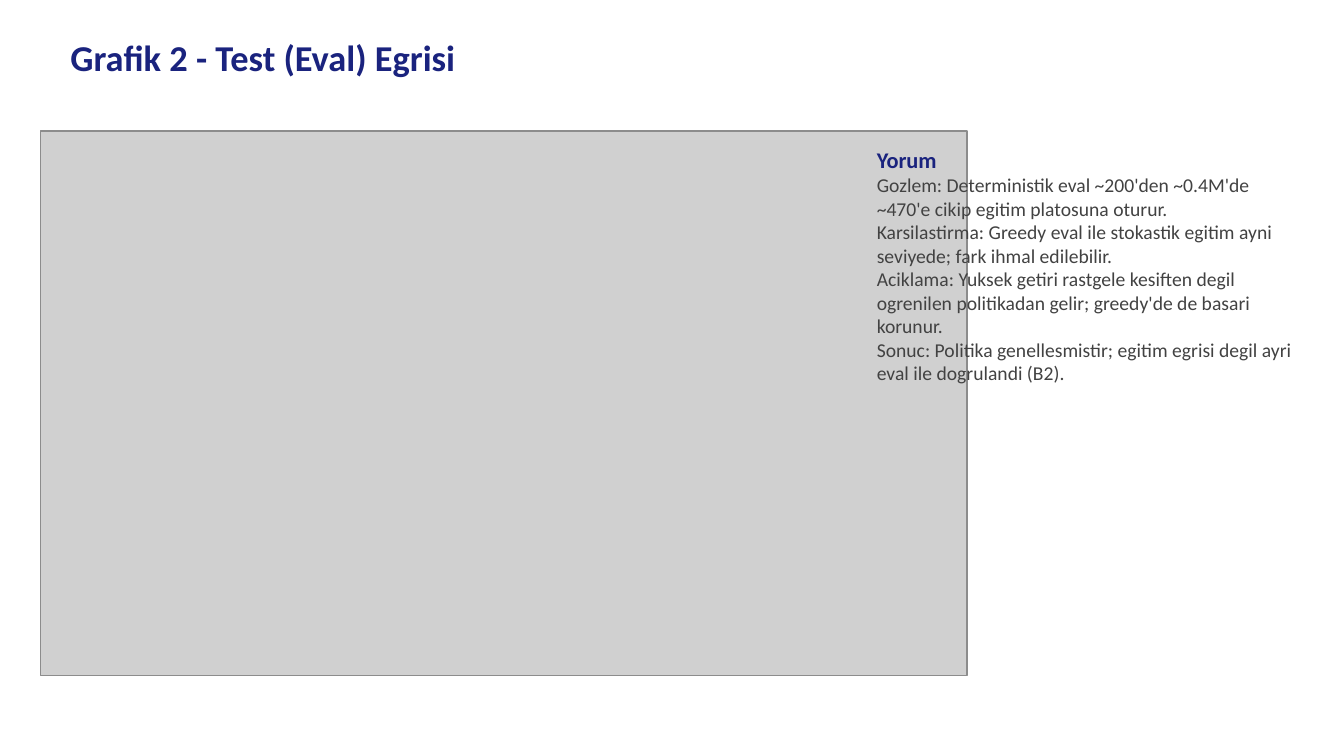
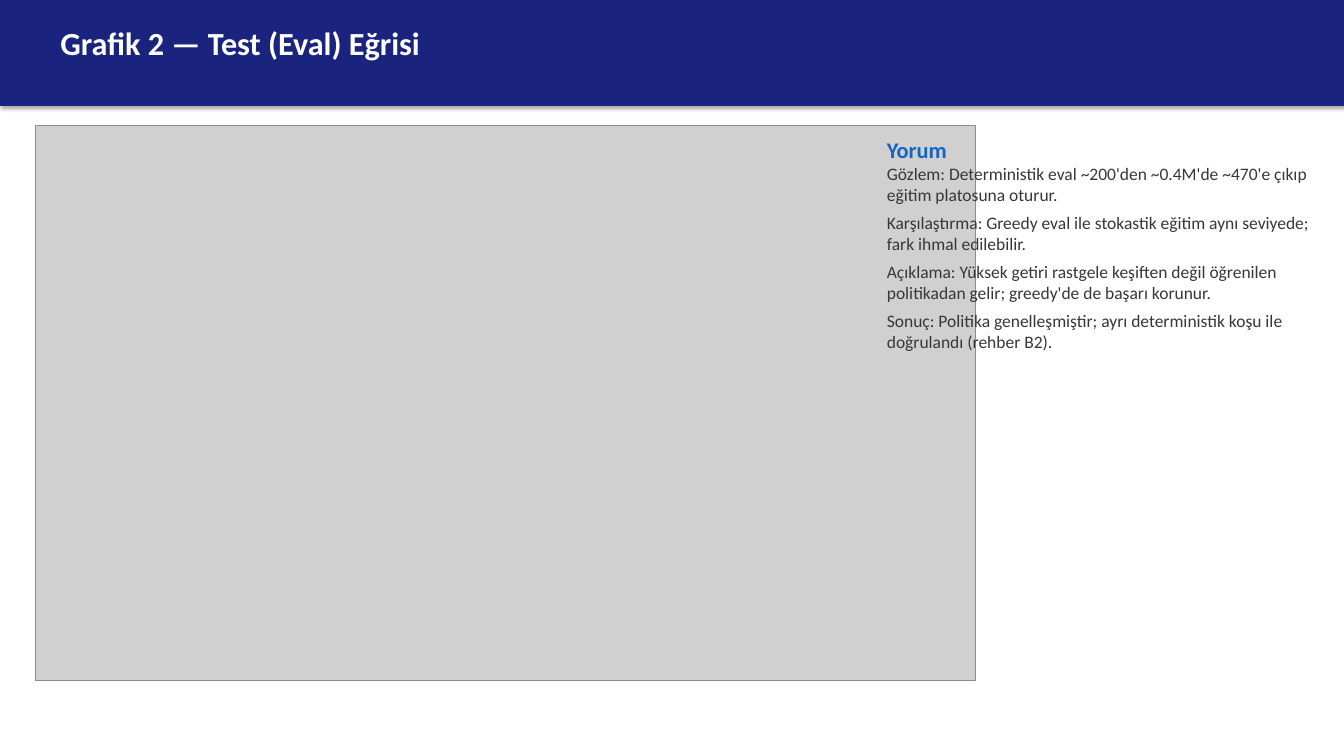
Before and after one commit to berkeryigit/rl_drone_pathfinding, a slide deck: slide 9 of deliverables/sunum/220202046_sunum.pptx (slide 8 before the commit). Drawn at 1344x756 pixels with LibreOffice and Linux fonts; fonts in the diff are those of the drawing; grey boxes stand for pictures. Boxes give left, top, right and bottom in pixels: in the first picture for what was removed or moved away, otherwise in the second. Text is boxed around its words. In the diff, an @@ line names an element or a change of style, - is before the commit and + after.

```diff
--- a/deliverables/sunum/220202046_sunum.pptx
+++ b/deliverables/sunum/220202046_sunum.pptx
@@ rectangle added at bbox=[0, 0, 1344, 106], fill #1A237E @@
@@ text at bbox=[60, 31, 420, 61]: text changed; size 26 to 23 pt; text colour #1A237E to #FFFFFF @@
-Grafik 2 - Test (Eval) Egrisi
+Grafik 2 — Test (Eval) Eğrisi
@@ picture: place and size @@
-picture at bbox=[40, 131, 967, 676]
+picture at bbox=[35, 126, 976, 681]
@@ text "Yorum": place and size @@
-text "Yorum" at bbox=[877, 153, 1291, 386]
+text "Yorum" at bbox=[887, 143, 1308, 353]
@@ text at bbox=[887, 143, 947, 158]: text colour #1A237E to #1565C0 in "Yorum" @@
@@ text at bbox=[887, 166, 1308, 353]: text changed; size 14 to 12.5 pt; text colour #424242 to #373737 @@
-Gozlem: Deterministik eval ~200'den ~0.4M'de ~470'e cikip egitim platosuna oturur.
-Karsilastirma: Greedy eval ile stokastik egitim ayni seviyede; fark ihmal edilebilir.
-Aciklama: Yuksek getiri rastgele kesiften degil ogrenilen politikadan gelir; greedy'de de basari korunur.
-Sonuc: Politika genellesmistir; egitim egrisi degil ayri eval ile dogrulandi (B2).
+Gözlem: Deterministik eval ~200'den ~0.4M'de ~470'e çıkıp eğitim platosuna oturur.
+Karşılaştırma: Greedy eval ile stokastik eğitim aynı seviyede; fark ihmal edilebilir.
+Açıklama: Yüksek getiri rastgele keşiften değil öğrenilen politikadan gelir; greedy'de de başarı korunur.
+Sonuç: Politika genelleşmiştir; ayrı deterministik koşu ile doğrulandı (rehber B2).
```
Also in this commit, not shown: 2 other slides changed, 29 slides added, 11 slides removed, 14 other files.
